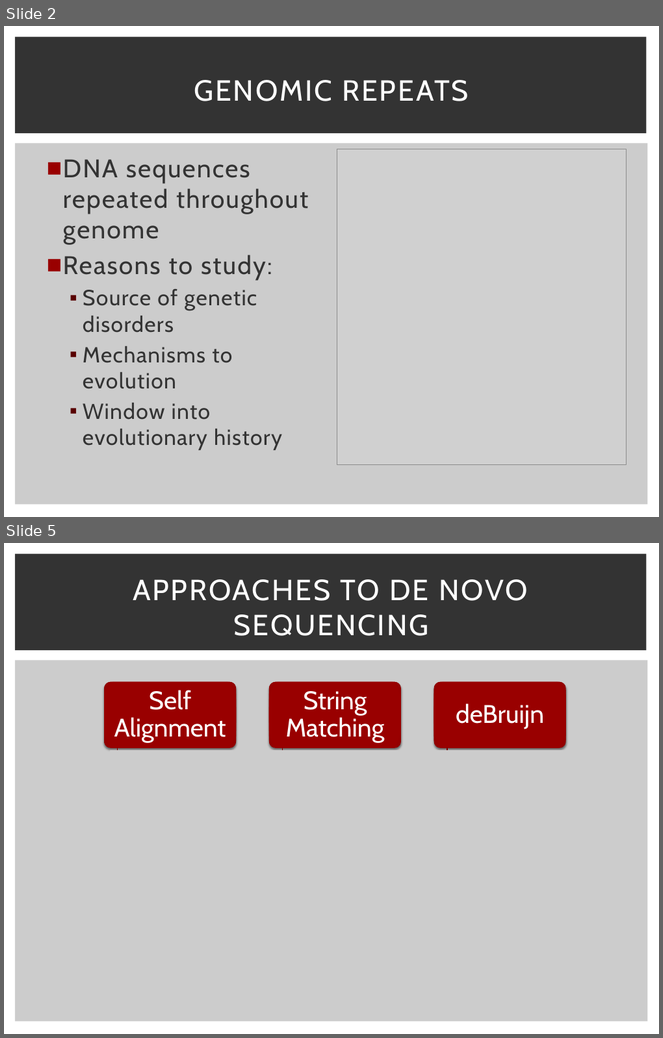
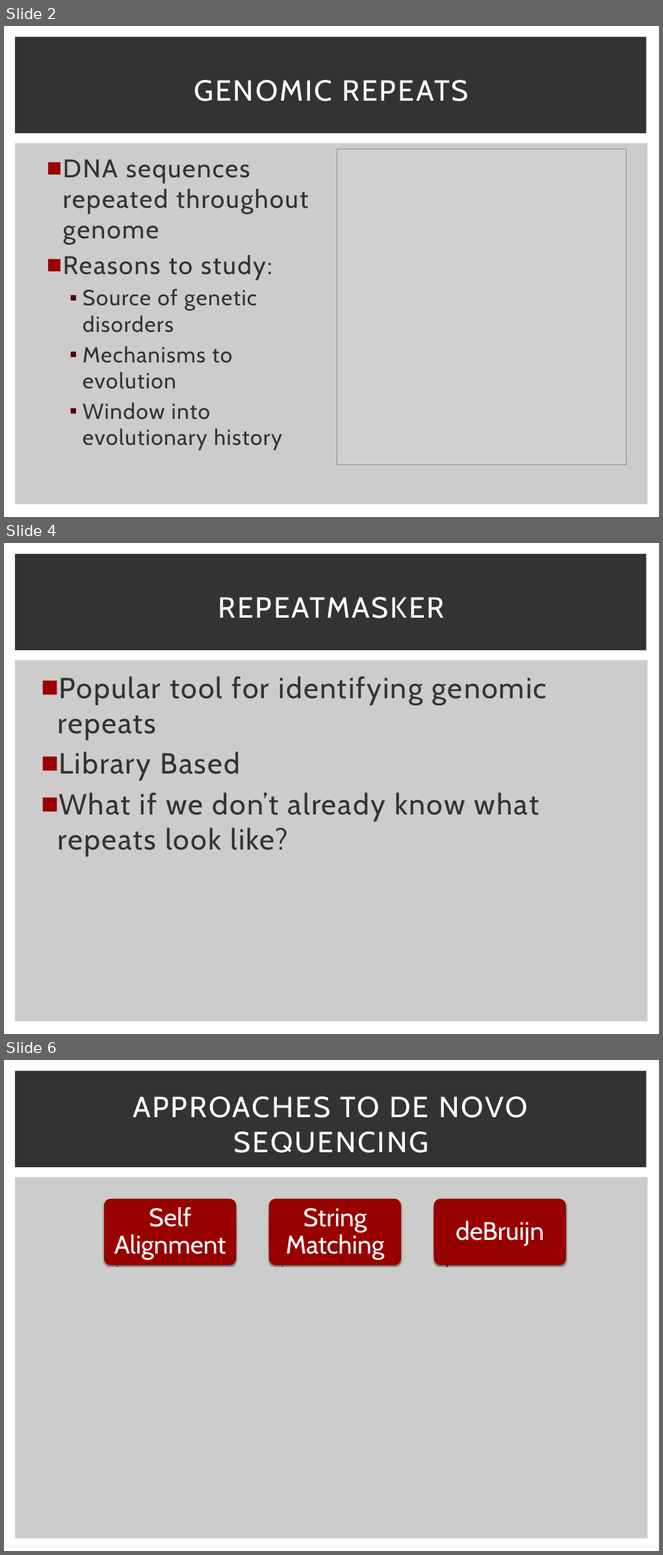
Before and after one commit to schaefce/proposal, a slide deck: GLBio.pptx. Shown one above the other, each under a label of ours: slides 2 and 5 before the commit, slides 2, 4 and 6 after it; the slides between them are not shown. The pictures are 663x1038 and 663x1555 pixels, drawn with LibreOffice and Linux fonts; fonts in the diff are those of the drawing; grey boxes stand for pictures. Boxes give left, top, right and bottom in pixels: in the first picture for what was removed or moved away, otherwise in the second. Text is boxed around its words. In the diff, an @@ line names an element or a change of style, - is before the commit and + after.

```diff
--- a/GLBio.pptx
+++ b/GLBio.pptx
@@ slide 4 added at box(4, 543, 659, 1034), background #FFFFFF; not listed: 2 template elements that a slide beside it also shows @@
@@ title added at box(218, 597, 445, 618), 32 pt, text #FFFFFF @@
+REPEATMASKER
@@ text added at box(57, 676, 547, 856), 32 pt, text #333333 @@
+■ Popular tool for identifying genomic repeats
+■ Library Based
+■ What if we don’t already know what repeats look like?
@@ what was slide 5 is now slide 6 @@
```
Also in this commit, not shown: 10 slides changed, 6 other slides added.
